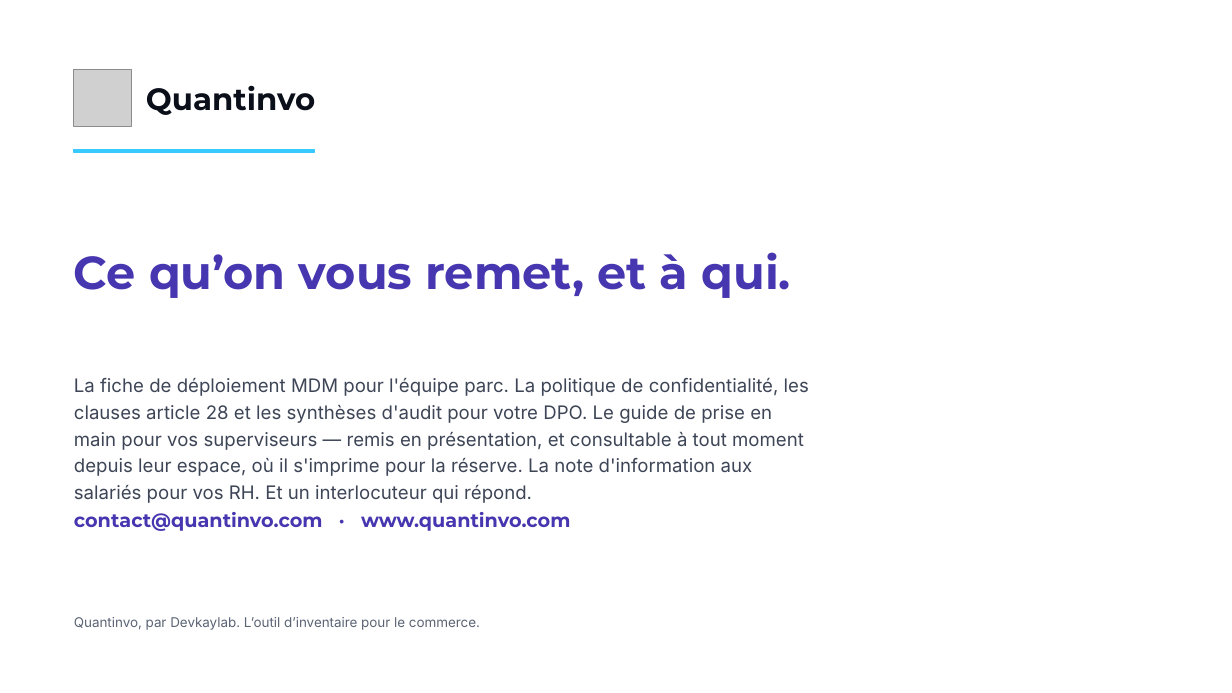
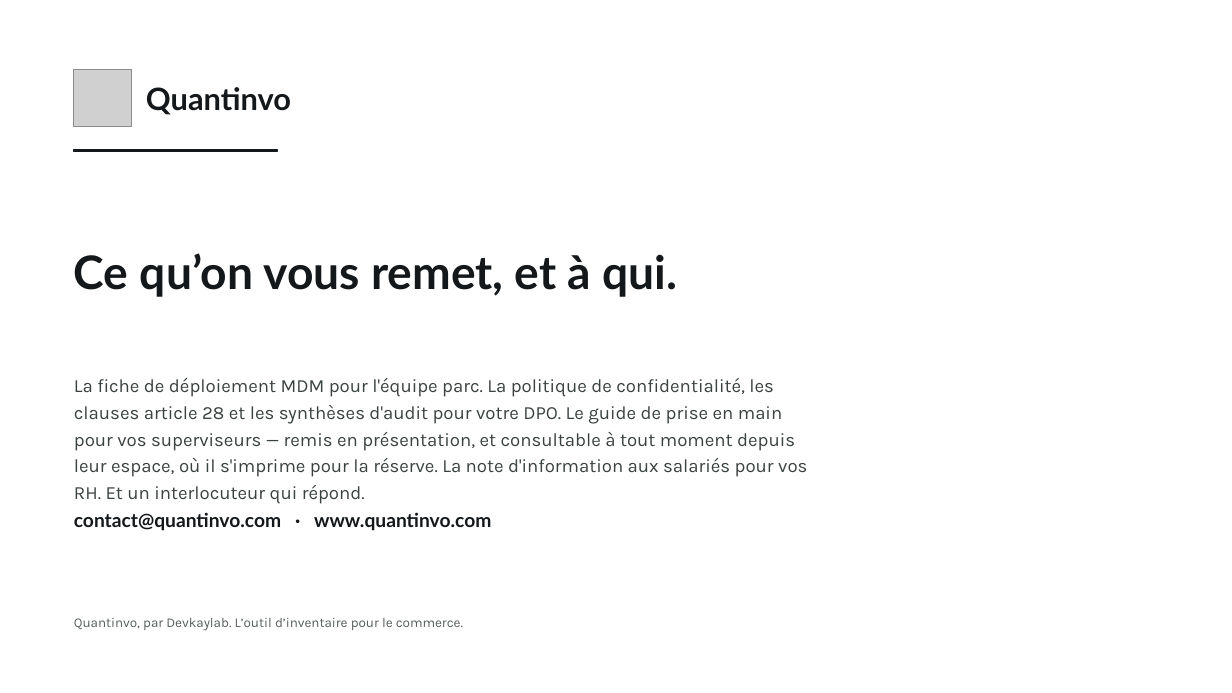
Before and after one commit to devkaylab/Inventaire, a slide deck: slide 17 of docs/entreprise/deck/Quantinvo-dossier-DSI-marque.pptx. Drawn at 1232x693 pixels with LibreOffice and Linux fonts; fonts in the diff are those of the drawing; grey boxes stand for pictures. Boxes give left, top, right and bottom in pixels: in the first picture for what was removed or moved away, otherwise in the second. Text is boxed around its words. In the diff, an @@ line names an element or a change of style, - is before the commit and + after.

```diff
--- a/docs/entreprise/deck/Quantinvo-dossier-DSI-marque.pptx
+++ b/docs/entreprise/deck/Quantinvo-dossier-DSI-marque.pptx
@@ text "Quantinvo" at (x1=146, y1=87, x2=291, y2=115): font Montserrat to Lato, text colour #0B0F19 to #14181A @@
@@ rectangle resized from (x1=74, y1=150, x2=314, y2=152) to (x1=74, y1=150, x2=277, y2=152) @@
@@ rectangle at (x1=74, y1=150, x2=277, y2=152): fill #38C9FF to #14181A; outline #38C9FF 1 pt to #14181A 1 pt @@
@@ text "Ce qu’on vous remet, et ..." at (x1=74, y1=253, x2=677, y2=297): font Montserrat to Lato, text colour #4636B0 to #14181A @@
@@ text "La fiche de déploiement MDM ..." at (x1=74, y1=378, x2=807, y2=504): font Inter to Karla, text colour #3D4556 to #3A423F @@
@@ text "contact@quantinvo.com · www.quantinvo.com" at (x1=74, y1=512, x2=491, y2=531): font Montserrat to Lato, text colour #4636B0 to #14181A @@
@@ text "Quantinvo, par Devkaylab. L’outil d’inventaire ..." at (x1=74, y1=618, x2=463, y2=631): font Inter to Karla, text colour #5B6475 to #575F5C @@
```
Also in this commit, not shown: 16 other slides changed, 19 other files.
